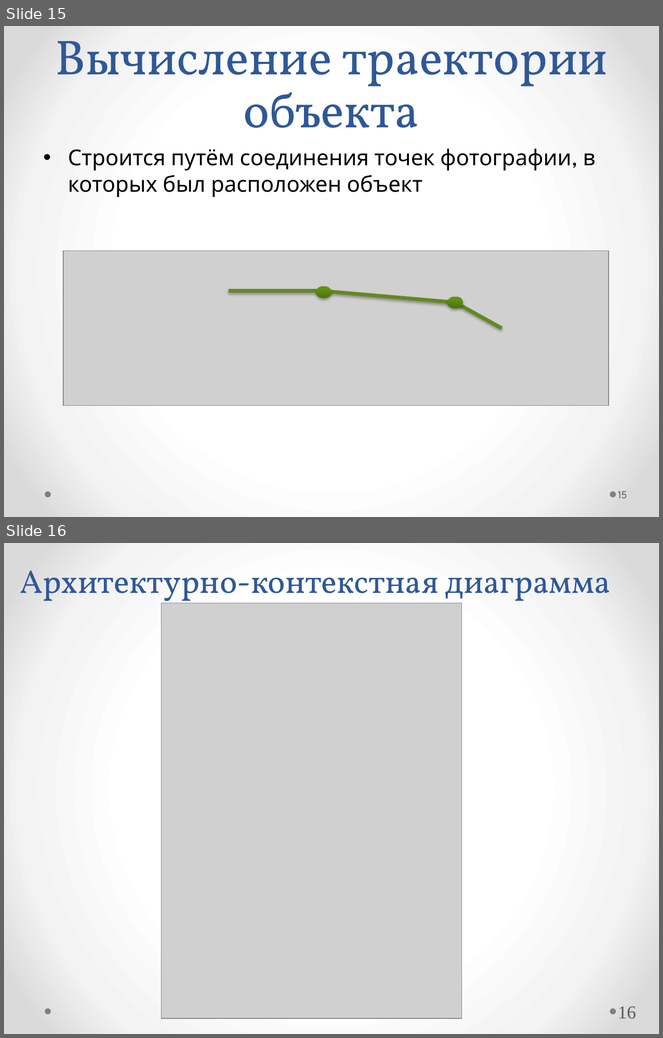
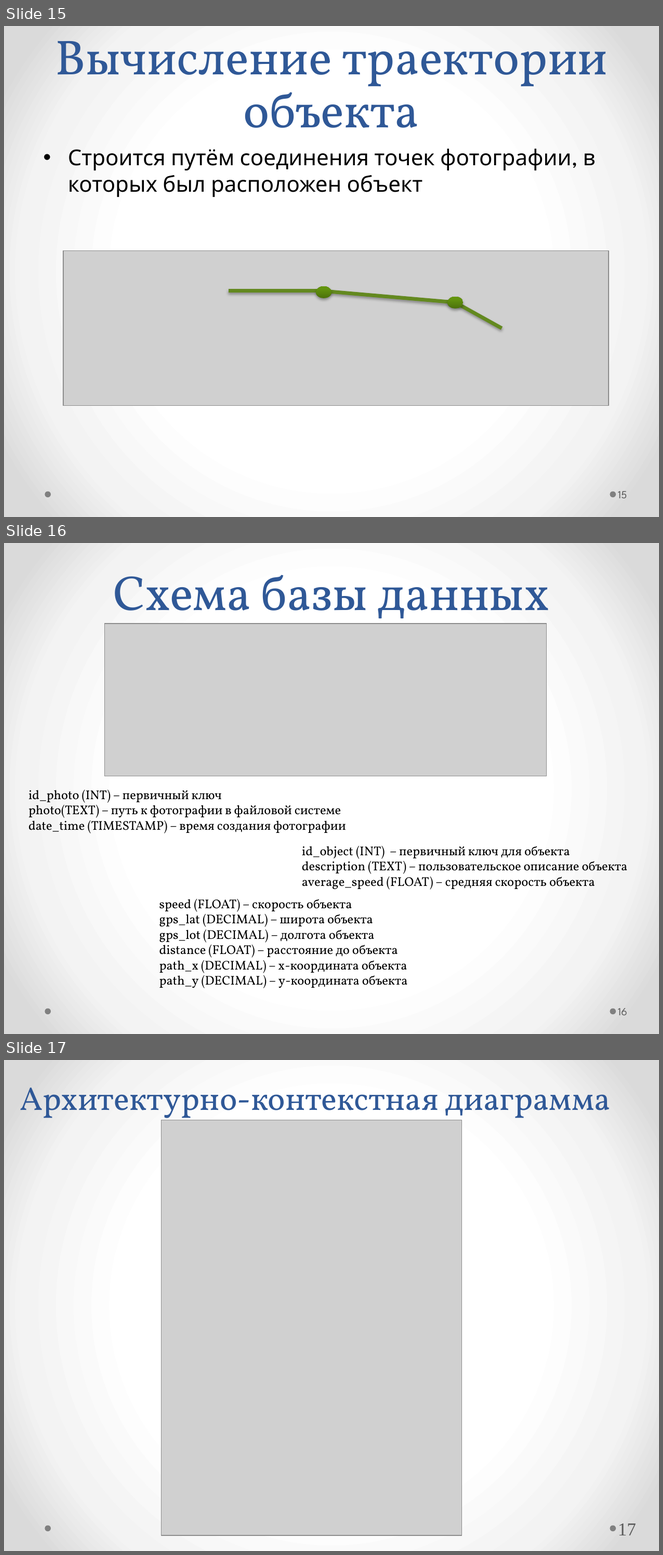
Before and after one commit to NecroArt/Coursework, a slide deck: Documents/Курсовая работа.pptx. Shown one above the other, each under a label of ours: slides 15 and 16 before the commit, slides 15, 16 and 17 after it. The pictures are 663x1038 and 663x1555 pixels, drawn with LibreOffice and Linux fonts; fonts in the diff are those of the drawing; grey boxes stand for pictures. Boxes give left, top, right and bottom in pixels: in the first picture for what was removed or moved away, otherwise in the second. Text is boxed around its words. In the diff, an @@ line names an element or a change of style, - is before the commit and + after.

Commit message:
Обновлена презентация
Добавлена схема БД.

```diff
--- a/Documents/Курсовая работа.pptx
+++ b/Documents/Курсовая работа.pptx
@@ slide 16 added at (4,543,659,1034), background gradient #FFFFFF to #F4F4F4 to #DADADA; not listed: 2 template elements that a slide beside it also shows @@
@@ title added at (113,575,550,632), 54 pt, text #2F5897 @@
+Схема базы данных
@@ picture added at (105,624,547,776) @@
@@ text added at (28,790,346,834), 14 pt, text #000000 @@
+id_photo (INT) – первичный ключ
+photo(TEXT) – путь к фотографии в файловой системе
+date_time (TIMESTAMP) – время создания фотографии
@@ text added at (302,846,628,890), 14 pt, text #000000 @@
+id_object (INT) – первичный ключ для объекта
+description (TEXT) – пользовательское описание объекта
+average_speed (FLOAT) – средняя скорость объекта
@@ text added at (159,899,408,989), 14 pt, text #000000 @@
+speed (FLOAT) – скорость объекта
+gps_lat (DECIMAL) – широта объекта
+gps_lot (DECIMAL) – долгота объекта
+distance (FLOAT) – расстояние до объекта
+path_x (DECIMAL) – x-координата объекта
+path_y (DECIMAL) – y-координата объекта
@@ page number added at (618,1008,627,1016), 12 pt, text #595959 @@
+16
@@ what was slide 16 is now slide 17 @@
@@ page number at (618,1524,636,1536): text changed @@
-16
+17
```
Also in this commit, not shown: 1 slide changed.
